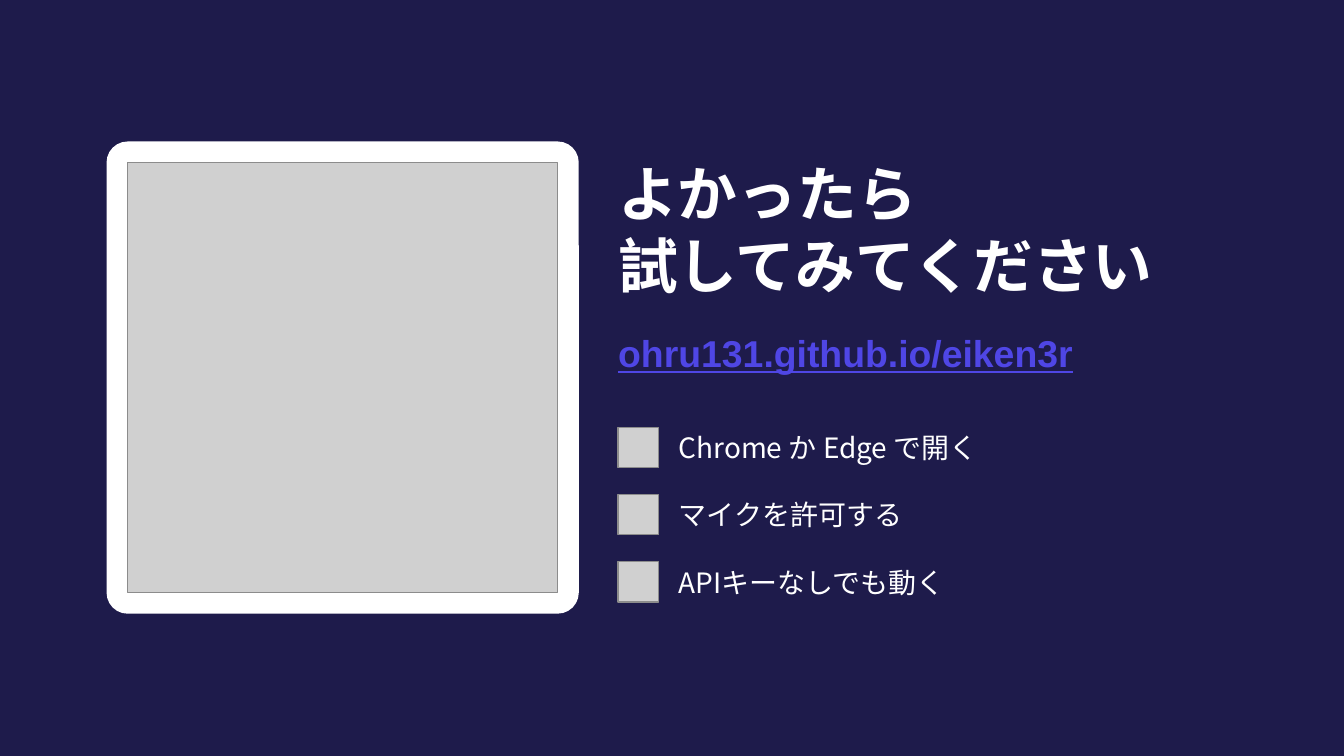
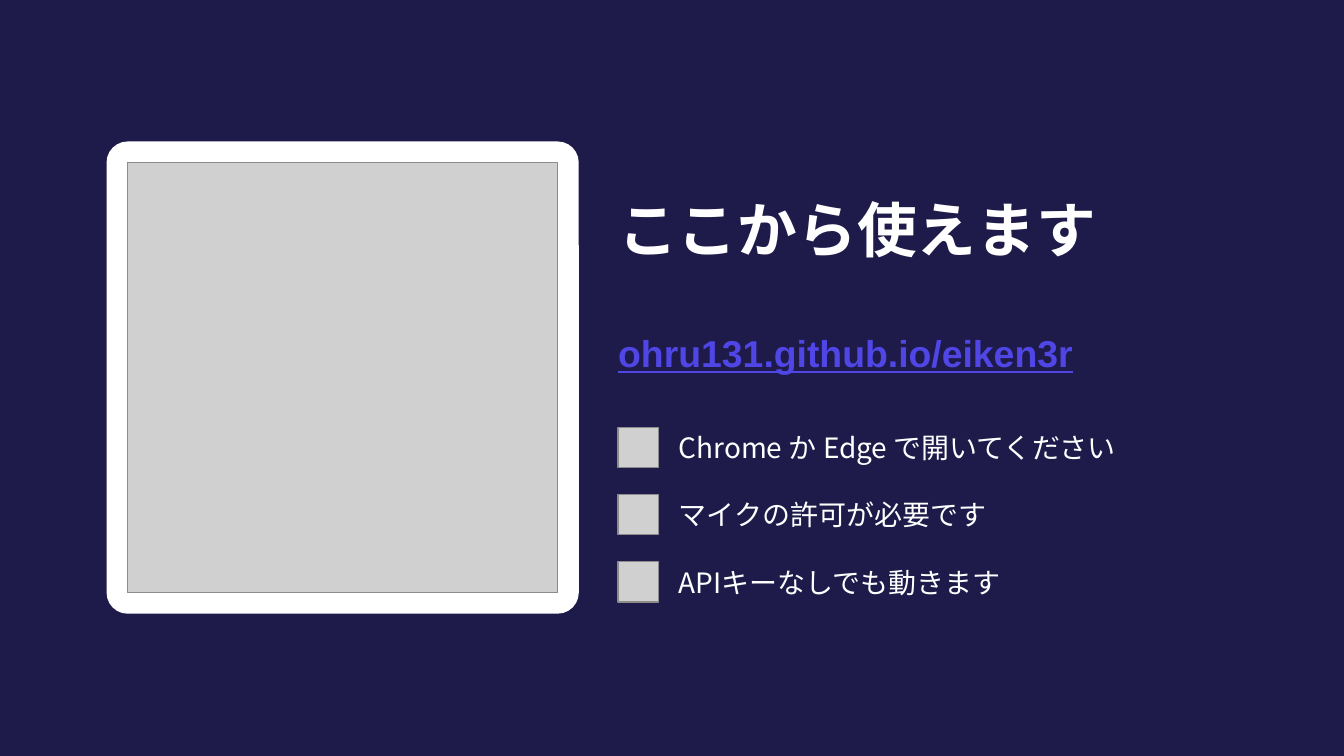
Before and after one commit to ohru131/eiken3r, a slide deck: slide 9 of docs/lt/eiken-interview-lt.pptx. Drawn at 1344x756 pixels with LibreOffice and Linux fonts; fonts in the diff are those of the drawing; grey boxes stand for pictures. Boxes give left, top, right and bottom in pixels: in the first picture for what was removed or moved away, otherwise in the second. Text is boxed around its words. In the diff, an @@ line names an element or a change of style, - is before the commit and + after.

```diff
--- a/docs/lt/eiken-interview-lt.pptx
+++ b/docs/lt/eiken-interview-lt.pptx
@@ title at [618, 201, 1096, 258]: text changed @@
-よかったら
-試してみてください
+ここから使えます
@@ text at [679, 435, 1116, 465]: text changed @@
-Chrome か Edge で開く
+Chrome か Edge で開いてください
@@ text at [679, 501, 986, 528]: text changed @@
-マイクを許可する
+マイクの許可が必要です
@@ text at [679, 570, 1001, 595]: text changed @@
-APIキーなしでも動く
+APIキーなしでも動きます
```
Also in this commit, not shown: 8 other slides changed.
